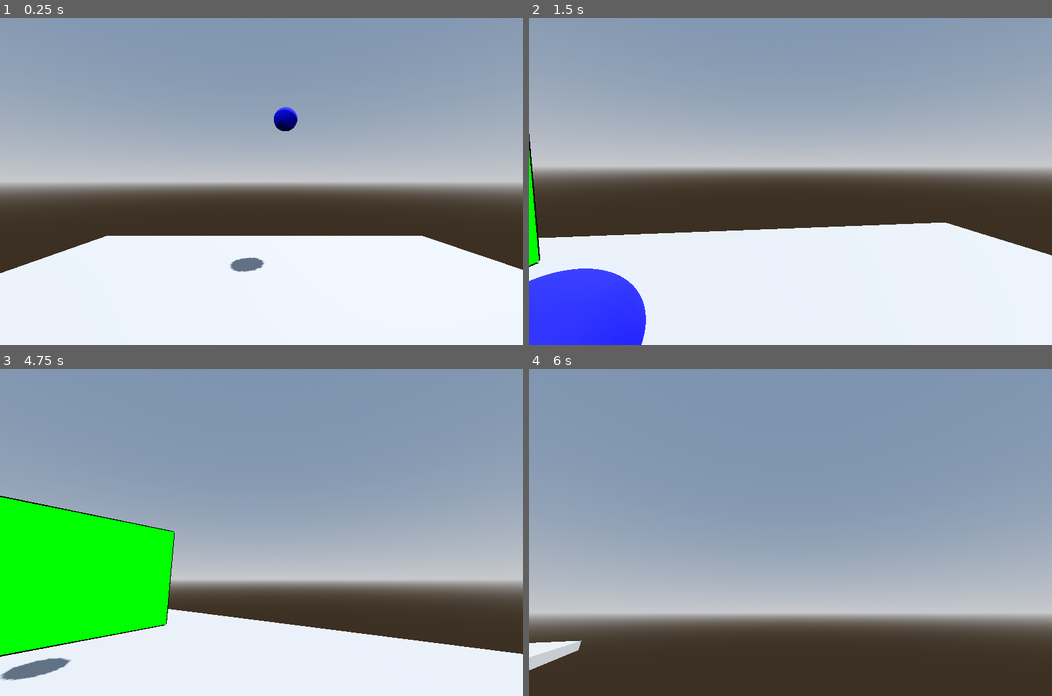
Above: before the commit, frames 1-4 (two rows, left to right).
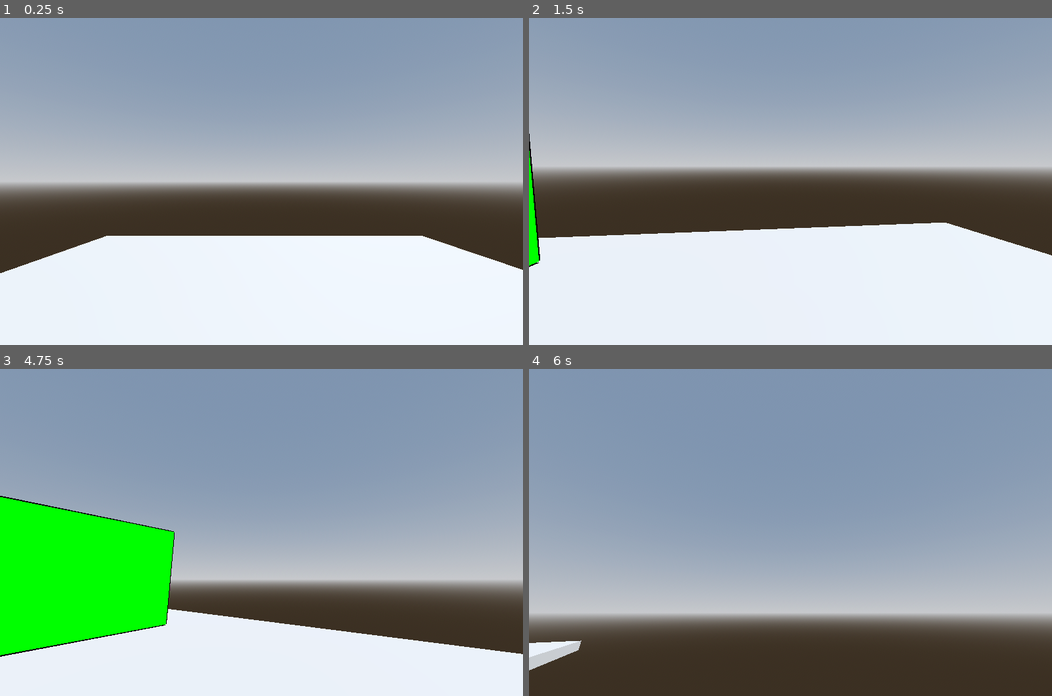
Above: after the commit, the same moments.

Repository: Rezamatteo/Gamejam2024
Game: Godot game, scene res://Main.tscn
Same seed, same stepped clock (60 frames per second), same inputs: the game is played once before the commit and once after it. The project has no main scene, so this scene is started directly. The engine's default icon, where the game draws it, is replaced by a stand-in: a white triangle on a blue panel in a dark square.
Inputs (mouse positions are in pixels of both pictures, inside the frame that each line leads up to):
- Up to frame 1 (0.25 s): no input
- Up to frame 2 (1.5 s): tap Enter (ui_accept) at 0.5, 0.77, 1.25 s; move the mouse to (905, 165) at 0.52 s; hold D (right) 0.53-1.28 s; tap Shift (dash) at 0.6, 1.35 s; move the mouse to (764, 181) at 1.27 s; hold W (up) from 1.28 s (still down)
- Up to frame 3 (4.75 s): keep holding W (up); tap Enter (ui_accept) at 1.52, 3.02, 3.5, 3.77, 4.52 s; move the mouse to (271, 525) at 2.02 s; tap Shift (dash) every 0.75 s from 2.1 to 4.35 s; move the mouse to (256, 539) at 2.77 s; move the mouse to (298, 535) at 3.52 s; move the mouse to (219, 529) at 4.27 s
- Up to frame 4 (6 s): move the mouse to (795, 532) at 5.02 s; tap Shift (dash) at 5.1, 5.85 s; move the mouse to (769, 525) at 5.77 s; release W (up) at 5.78 s; hold D (right) from 5.78 s (still down)

The runs differ from the first frame. In frame 1, 0.5% of the frame differs, in the area x 44-57%, y 27-78%; in frame 2, 4.7%, in the area x 0-23%, y 76-100%; in frame 3, 0.5%; in frame 4, less than 0.1%.

Commit message:
Derobotheeftgigantischestalenballen

Diff:
--- a/Main.tscn
+++ b/Main.tscn
@@ -1,7 +1,6 @@
-[gd_scene load_steps=16 format=3 uid="uid://cho1lmoakr5d6"]
+[gd_scene load_steps=9 format=3 uid="uid://cho1lmoakr5d6"]
 
 [ext_resource type="PackedScene" uid="uid://cnppoq4tn5nnb" path="res://speler.tscn" id="1_w5y0l"]
-[ext_resource type="Script" path="res://_speler_.gd" id="3_gend6"]
 
 [sub_resource type="ProceduralSkyMaterial" id="ProceduralSkyMaterial_dkvmd"]
 sky_horizon_color = Color(0.64625, 0.65575, 0.67075, 1)
@@ -15,50 +14,6 @@
 sky = SubResource("Sky_nps2c")
 tonemap_mode = 2
 glow_enabled = true
-
-[sub_resource type="Curve3D" id="Curve3D_avsxv"]
-
-[sub_resource type="StandardMaterial3D" id="StandardMaterial3D_3v2qj"]
-albedo_color = Color(0, 0, 1, 1)
-
-[sub_resource type="SphereMesh" id="SphereMesh_4ioal"]
-material = SubResource("StandardMaterial3D_3v2qj")
-
-[sub_resource type="Animation" id="Animation_qwpj5"]
-resource_name = "progress"
-tracks/0/type = "value"
-tracks/0/imported = false
-tracks/0/enabled = true
-tracks/0/path = NodePath("path/_speler_:progress_ratio")
-tracks/0/interp = 1
-tracks/0/loop_wrap = true
-tracks/0/keys = {
-"times": PackedFloat32Array(0, 1),
-"transitions": PackedFloat32Array(1, 1),
-"update": 0,
-"values": [0.0, 1.0]
-}
-
-[sub_resource type="Animation" id="Animation_x4w1c"]
-length = 0.001
-tracks/0/type = "value"
-tracks/0/imported = false
-tracks/0/enabled = true
-tracks/0/path = NodePath("path/_speler_:progress_ratio")
-tracks/0/interp = 1
-tracks/0/loop_wrap = true
-tracks/0/keys = {
-"times": PackedFloat32Array(0),
-"transitions": PackedFloat32Array(1),
-"update": 0,
-"values": [0.0]
-}
-
-[sub_resource type="AnimationLibrary" id="AnimationLibrary_e26f6"]
-_data = {
-"RESET": SubResource("Animation_x4w1c"),
-"progress": SubResource("Animation_qwpj5")
-}
 
 [sub_resource type="BoxShape3D" id="BoxShape3D_esckj"]
 size = Vector3(15, 6, 3)
@@ -102,27 +57,6 @@
 
 [node name="Speler" parent="." instance=ExtResource("1_w5y0l")]
 
-[node name="path" type="Path3D" parent="."]
-curve = SubResource("Curve3D_avsxv")
-
-[node name="_speler_" type="PathFollow3D" parent="path"]
-transform = Transform3D(-0.999256, 0.00525037, -0.0382113, -4.65661e-10, 0.990692, 0.136125, 0.0385703, 0.136023, -0.989955, 1.02267, 4.91391, -9.07427)
-script = ExtResource("3_gend6")
-
-[node name="mesh" type="MeshInstance3D" parent="path/_speler_"]
-transform = Transform3D(1, -2.79397e-09, 0, -2.79397e-09, 1, 0, 2.23517e-08, 0, 1, 0, 0, 0)
-mesh = SubResource("SphereMesh_4ioal")
-
-[node name="play" type="AnimationPlayer" parent="path/_speler_"]
-root_node = NodePath("../../..")
-libraries = {
-"": SubResource("AnimationLibrary_e26f6")
-}
-
-[node name="time" type="Timer" parent="path/_speler_"]
-one_shot = true
-autostart = true
-
 [node name="end" type="Area3D" parent="."]
 transform = Transform3D(1, 0, 0, 0, 1, 0, 0, 0, 1, 0, 1.10286, 7.8107)
 collision_layer = 3
@@ -136,5 +70,4 @@
 transform = Transform3D(1, 0, 0, 0, 1, 0, 0, 0, 1, 0, 0.630856, 0.786283)
 mesh = SubResource("BoxMesh_r0s1n")
 
-[connection signal="timeout" from="path/_speler_/time" to="path/_speler_" method="_on_timer_timeout"]
-[connection signal="body_entered" from="end" to="path/_speler_" method="_on_end_body_entered"]
+[connection signal="body_entered" from="end" to="Speler" method="_on_end_body_entered"]
--- a/Speler.gd
+++ b/Speler.gd
@@ -11,14 +11,14 @@
 var path=null
 var sensitivity = 3
 func _input(event):
-	path=get_parent().get_node("path")
 	Input.set_mouse_mode(Input.MOUSE_MODE_CAPTURED)
 	if event is InputEventMouseMotion:
 		neck.rotate_y(-event.relative.x*0.01)
 		cam.rotate_x(-event.relative.y*0.01)
 		cam.rotation.x=clamp(cam.rotation.x,deg_to_rad(-90),deg_to_rad(90))
+	if !global_position in Global.points:
+		Global.points.append(global_position)
 
-	path.curve.add_point(global_position)
 
 const SPEED = 5.0
 const JUMP_VELOCITY = 6.5
@@ -43,9 +43,7 @@
 		rota.x-=0.65*delta
 	if Input.is_action_pressed("rightStickUp"):
 		rota.x+=0.65*delta
-	neck.rotate_y(rota.y*sensitivity)
-	cam.rotate_x(rota.x*sensitivity)
-	cam.rotation.x=clamp(cam.rotation.x,deg_to_rad(-90),deg_to_rad(90))
+
 	if not is_on_floor():
 		velocity.y -= gravity * delta
 		gravity+=0.1
@@ -84,12 +82,9 @@
 	velocity+=Vector3(extra_vel.x,0,extra_vel.z)
 
 
-	if !can_move:
-		velocity.x=0
-		velocity.z=0
-		hide()
-		neck.show()
-		neck.global_position.x=move_toward(neck.global_position.x,path.get_node("_speler_").get_node("mesh").global_position.x,3)
-		neck.global_position.y=move_toward(neck.global_position.y,path.get_node("_speler_").get_node("mesh").global_position.y,3)
-		neck.global_position.z=move_toward(neck.global_position.z,path.get_node("_speler_").get_node("mesh").global_position.z,3)
+
 	move_and_slide()
+
+
+func _on_end_body_entered(body):
+	get_tree().change_scene_to_file("res://robot.tscn")
--- a/_speler_.gd
+++ b/_speler_.gd
@@ -3,18 +3,40 @@
 var secondsElapsed=1
 @onready var time = $time
 
+@onready var neck = $neck
 
-
+@onready var cam = $neck/cam
+var sensitivity = 3
 func _on_timer_timeout():
 	if !time==null:
 		secondsElapsed+=1
 		time.start()
 
+func _input(event):
+	Input.set_mouse_mode(Input.MOUSE_MODE_CAPTURED)
+	if event is InputEventMouseMotion:
+		neck.rotate_y(-event.relative.x*0.01)
+		cam.rotate_x(-event.relative.y*0.01)
+		cam.rotation.x=clamp(cam.rotation.x,deg_to_rad(-90),deg_to_rad(90))
+func _process(delta):
+	var rota=Vector2.ZERO
+	if Input.is_action_pressed("rightStickLeft"):
+		rota.y+=1*delta
+	if Input.is_action_pressed("rightStickRight"):
+		rota.y-=1*delta
+	if Input.is_action_pressed("rightStickDown"):
+		rota.x-=0.65*delta
+	if Input.is_action_pressed("rightStickUp"):
+		rota.x+=0.65*delta
+	neck.rotate_y(rota.y*sensitivity)
+	cam.rotate_x(rota.x*sensitivity)
+	cam.rotation.x=clamp(cam.rotation.x,deg_to_rad(-90),deg_to_rad(90))
 
 
-func _on_end_body_entered(body):
-
-	body.can_move=false
+func _enter_tree():
+	for I in Global.points:
+		get_parent().curve.add_point(I)
+	await get_tree().create_timer(0.01).timeout
 	time.stop()
 	play.speed_scale/=secondsElapsed
 	print(play.speed_scale," ",secondsElapsed)
--- /dev/null
+++ b/global.gd
@@ -0,0 +1,2 @@
+extends Node
+var points=[]
--- a/project.godot
+++ b/project.godot
@@ -13,6 +13,10 @@
 config/name="Gamejam 2024"
 config/features=PackedStringArray("4.2", "Forward Plus")
 config/icon="res://icon.svg"
+
+[autoload]
+
+Global="*res://global.gd"
 
 [display]
 
